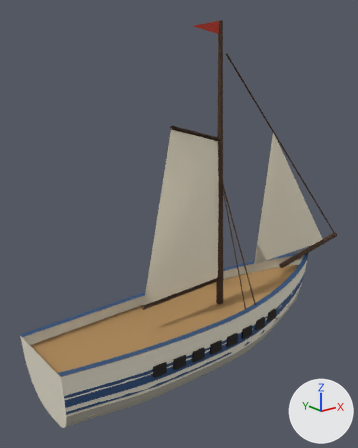
What one commit did to the glTF model public/models/ships/yacht.glb.
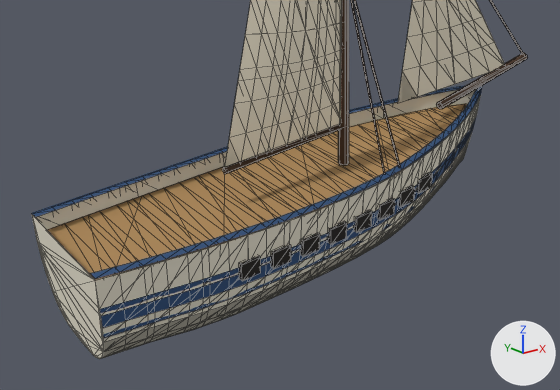
Each version is shown whole from a 50 mm lens placed at (-13.0, -15.0, 11.5), pointed at (-0.2, 1.0, 5.1), then close up on the part from 0% to 100% of the width and 44% to 100% of the height. The axes (+X, +Y, +Z) are drawn at lower right. The lights are the same throughout. The last two pictures show the newer version. The close-ups show mesh edges as thin lines. Where no turn or scale is listed for an object, it has been applied to the vertices. Vertices at exactly the same position are counted once.

The first close-up shows 'LOD0_Body', 'LOD0_m0_AftSail', 'LOD1_Body', 'LOD1_m0_AftSail', 'LOD2_Body'.
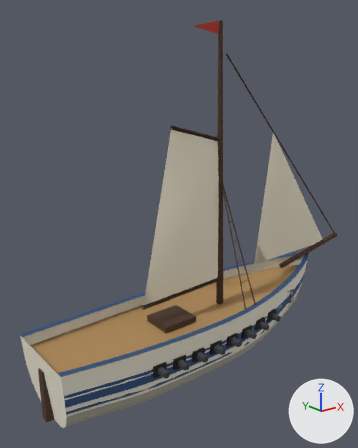
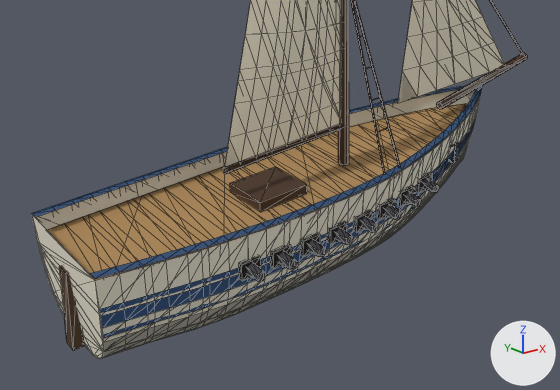
Boxes [x1, y1, x2, y2] around the edits, measured in the close-ups (560 x 390 px):
```json
{"part": 1, "of": "me_lod0_body", "change": "added", "after": [247, 263, 266, 281]}
{"part": 2, "of": "me_lod0_body", "change": "added", "after": [278, 251, 297, 269]}
{"part": 3, "of": "me_lod0_body", "change": "added", "after": [308, 239, 326, 257]}
{"part": 4, "of": "me_lod0_body", "change": "added", "after": [335, 228, 354, 245]}
{"part": 5, "of": "me_lod0_body", "change": "added", "after": [361, 216, 379, 233]}
{"part": 6, "of": "me_lod0_body", "change": "added", "after": [384, 204, 402, 220]}
{"part": 7, "of": "me_lod0_body", "change": "added", "after": [405, 191, 422, 206]}
{"part": 8, "of": "me_lod0_body", "change": "added", "after": [423, 178, 439, 193]}
{"part": 9, "of": "me_lod0_body", "change": "added", "after": [59, 266, 84, 351], "on screen": "brown"}
{"part": 10, "of": "me_lod0_body", "change": "added", "after": [230, 167, 307, 212], "on screen": "brown"}
```

The change, as JSON lines over the scene's bpy script:
```json
{"block": "me_lod0_body", "where": "# used by ob_lod0_body; location = (0.0, 0.0, 0.0)"}
{"op": "remove", "block": "me_lod0_body", "code": "me_lod0_body.from_pydata(...)  # 909 vertices, 1431 faces; spans x -7.3..10.1, y -2.3..2.3, z -1.2..13.3"}
{"op": "add", "block": "me_lod0_body", "code": "me_lod0_body.from_pydata(...)  # 1225 vertices, 1899 faces; spans x -7.3..10.1, y -2.6..2.6, z -1.2..13.3"}
{"block": "me_lod0_body", "change": "me_lod0_body part 1: a new loose piece, a 5-sided cut cone along y (radius 0.14 at the low end, 0.17 at the high end) spanning x -3.7..-3.4, y -2.53..-2.08, z 0.7..1.01, in mat_yacht_atlas_mat (picture img_yacht_atlas)"}
{"block": "me_lod0_body", "change": "me_lod0_body part 2: a new loose piece, a 5-sided cut cone along y (radius 0.14 at the low end, 0.16 at the high end) spanning x -2.79..-2.5, y -2.58..-2.13, z 0.68..0.99, in mat_yacht_atlas_mat (picture img_yacht_atlas)"}
{"block": "me_lod0_body", "change": "me_lod0_body part 3: a new loose piece, a 5-sided cut cone along y (radius 0.14 at the low end, 0.16 at the high end) spanning x -1.89..-1.59, y -2.62..-2.17, z 0.67..0.98, in mat_yacht_atlas_mat (picture img_yacht_atlas)"}
{"block": "me_lod0_body", "change": "me_lod0_body part 4: a new loose piece, a 5-sided cut cone along y (radius 0.14 at the low end, 0.17 at the high end) spanning x -0.98..-0.69, y -2.64..-2.19, z 0.66..0.98, in mat_yacht_atlas_mat (picture img_yacht_atlas)"}
{"block": "me_lod0_body", "change": "me_lod0_body part 5: a new loose piece, a 5-sided cut cone along y (radius 0.14 at the low end, 0.17 at the high end) spanning x -0.07..0.22, y -2.64..-2.19, z 0.67..0.99, in mat_yacht_atlas_mat (picture img_yacht_atlas)"}
{"block": "me_lod0_body", "change": "me_lod0_body part 6: a new loose piece, a 5-sided cut cone along y (radius 0.14 at the low end, 0.17 at the high end) spanning x 0.84..1.14, y -2.6..-2.15, z 0.69..1.0, in mat_yacht_atlas_mat (picture img_yacht_atlas)"}
{"block": "me_lod0_body", "change": "me_lod0_body part 7: a new loose piece, a 5-sided cut cone along y (radius 0.14 at the low end, 0.16 at the high end) spanning x 1.76..2.05, y -2.49..-2.04, z 0.72..1.03, in mat_yacht_atlas_mat (picture img_yacht_atlas)"}
{"block": "me_lod0_body", "change": "me_lod0_body part 8: a new loose piece, a 5-sided cut cone along y (radius 0.14 at the low end, 0.16 at the high end) spanning x 2.68..2.98, y -2.33..-1.88, z 0.76..1.07, in mat_yacht_atlas_mat (picture img_yacht_atlas)"}
{"block": "me_lod0_body", "change": "me_lod0_body part 9: a new loose piece, a box spanning x -7.3..-7.03, y -0.19..0.19, z -0.8..1.27, in mat_yacht_atlas_mat (picture img_yacht_atlas)"}
{"block": "me_lod0_body", "change": "me_lod0_body part 10: a new loose piece, a box spanning x -2.19..-0.61, y -0.68..0.68, z 1.22..1.5, in mat_yacht_atlas_mat (picture img_yacht_atlas)"}
{"block": "me_lod0_body", "change": "other edits to the shape of me_lod0_body do not show in these pictures"}
```
